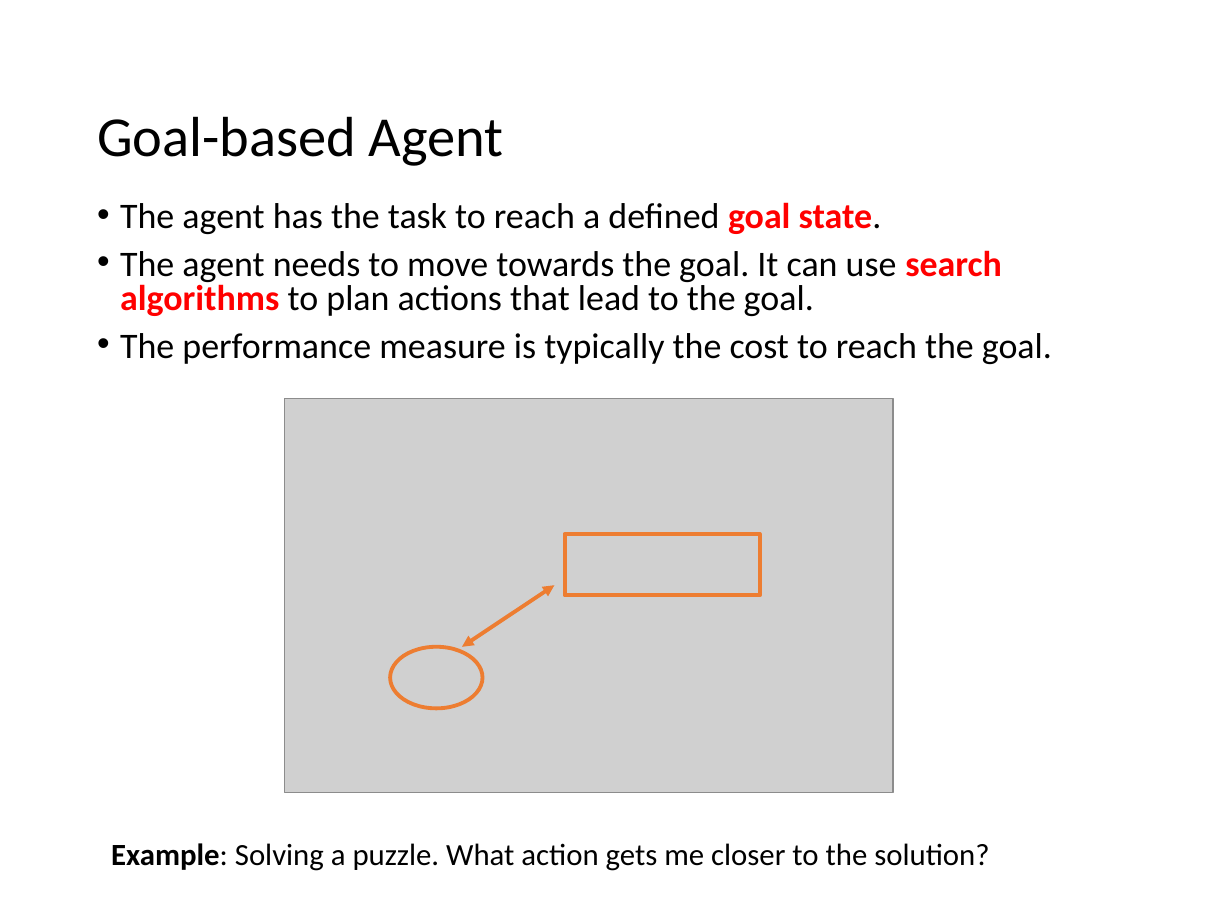
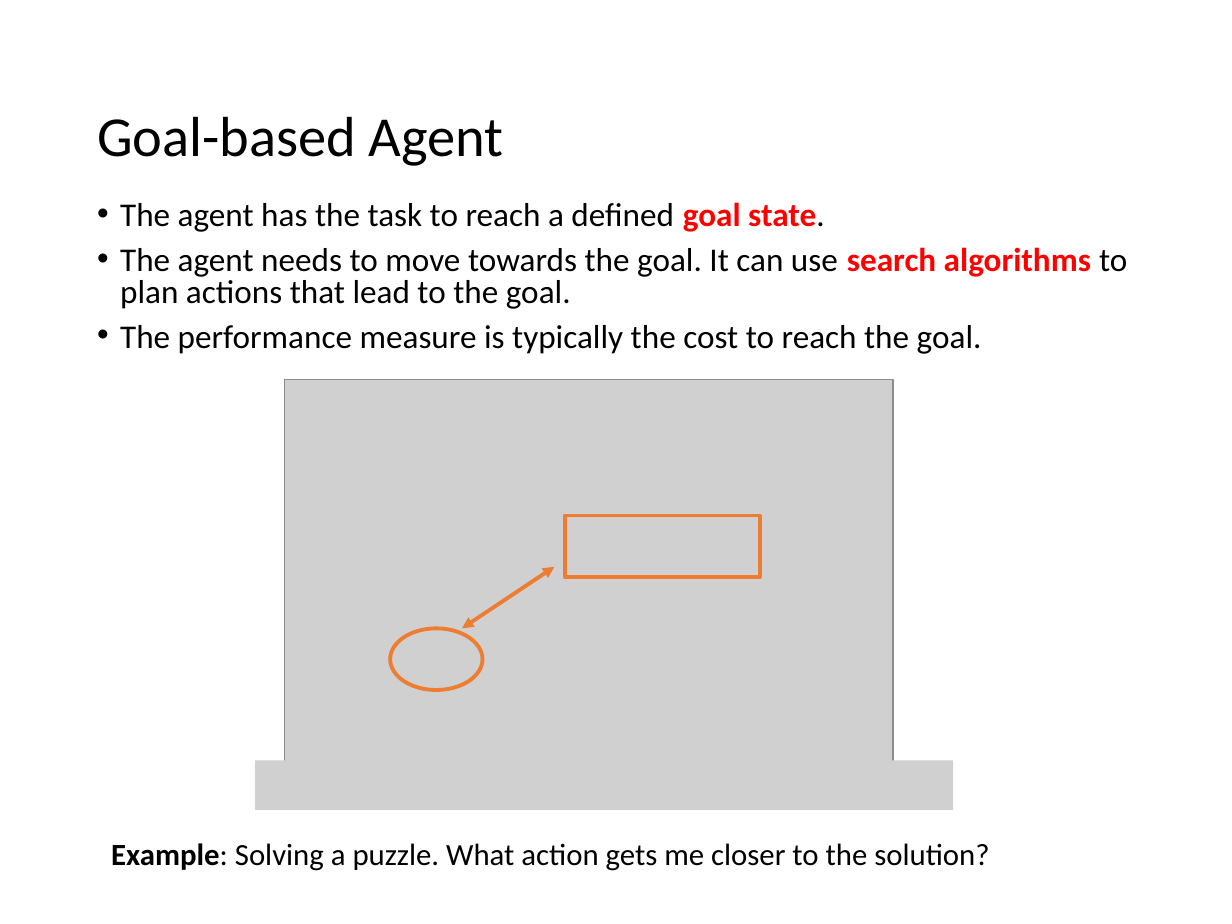
Before and after one commit to mhahsler/CS7320-AI, a slide deck: slide 26 of slides/02_agents.pptx. Drawn at 1232x924 pixels with LibreOffice and Linux fonts; fonts in the diff are those of the drawing; grey boxes stand for pictures. Boxes give left, top, right and bottom in pixels: in the first picture for what was removed or moved away, otherwise in the second. Text is boxed around its words. In the diff, an @@ line names an element or a change of style, - is before the commit and + after.

```diff
--- a/slides/02_agents.pptx
+++ b/slides/02_agents.pptx
@@ text "The agent has the task ..." at (120, 202, 1127, 354): size 21 to 19.4 pt @@
@@ 1 picture, 1 ellipse, 1 rectangle, 1 double arrow: place and size @@
-1 picture, 1 ellipse, 1 rectangle, 1 double arrow at (285, 398, 893, 792)
+1 picture, 1 ellipse, 1 rectangle, 1 double arrow at (285, 379, 893, 774)
@@ picture added at (255, 760, 954, 809) @@
```
Also in this commit, not shown: 10 other slides changed, 1 slide added, 2 other files.
